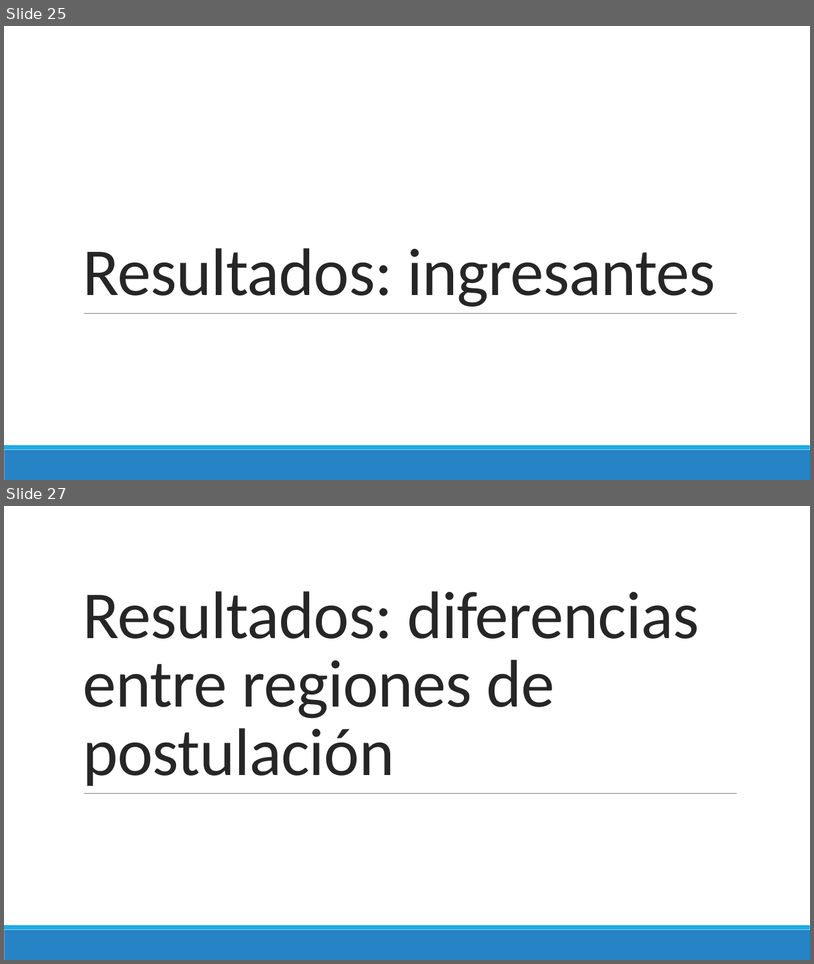
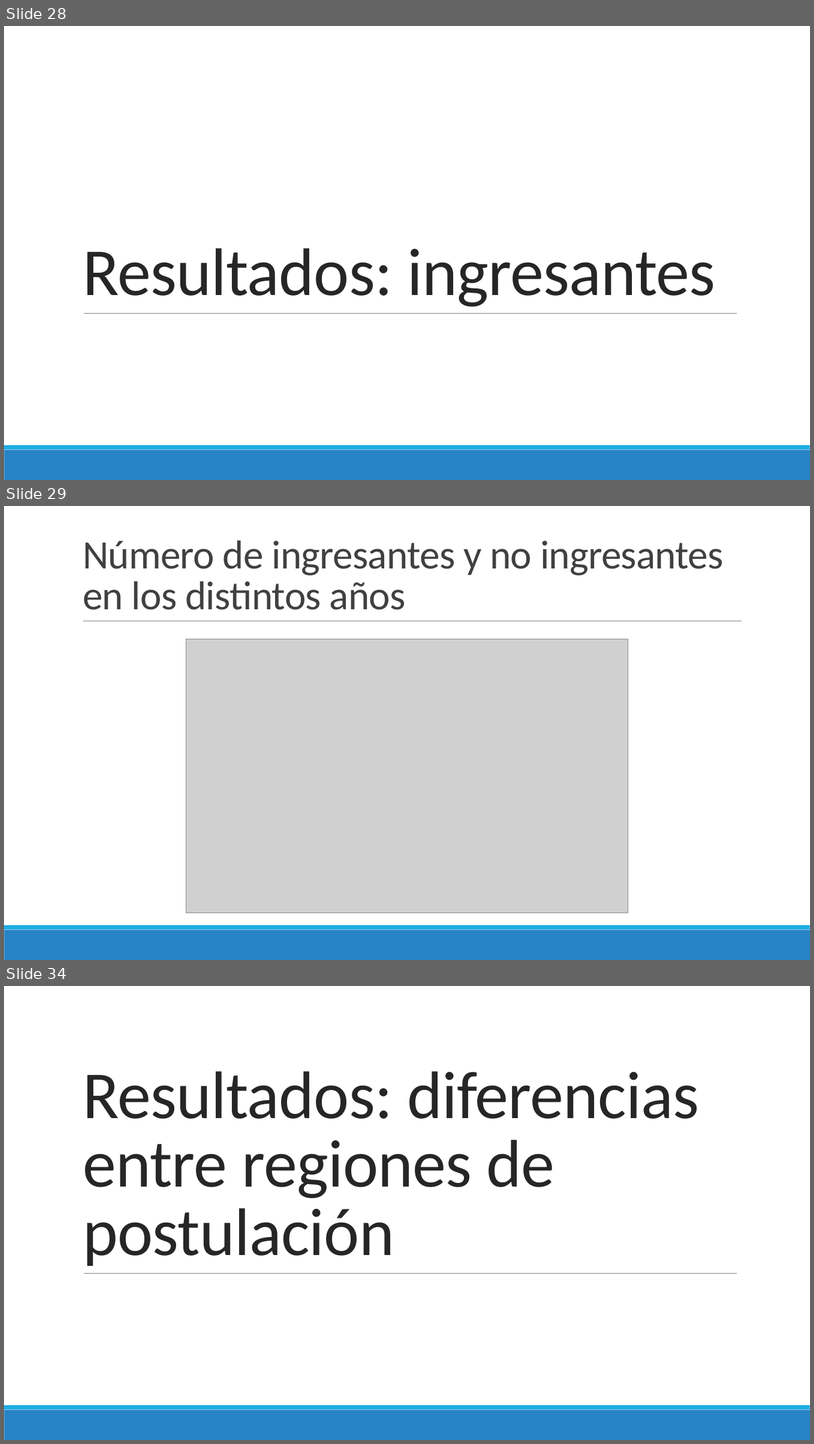
Before and after one commit to danimedi/tesis_genero_especialidades, a slide deck: doc/diapositivas_sustentacion_tesis.pptx. Shown one above the other, each under a label of ours: slides 25 and 27 before the commit, slides 28, 29 and 34 after it; the slides between them are not shown. The pictures are 814x964 and 814x1444 pixels, drawn with LibreOffice and Linux fonts; fonts in the diff are those of the drawing; grey boxes stand for pictures. Boxes give left, top, right and bottom in pixels: in the first picture for what was removed or moved away, otherwise in the second. Text is boxed around its words. In the diff, an @@ line names an element or a change of style, - is before the commit and + after.

```diff
--- a/doc/diapositivas_sustentacion_tesis.pptx
+++ b/doc/diapositivas_sustentacion_tesis.pptx
@@ slide 29 added at (x1=4, y1=506, x2=810, y2=960), background #FFFFFF; not listed: 2 template elements that a slide beside it also shows @@
@@ title added at (x1=83, y1=540, x2=724, y2=610), 48 pt, text #404040 @@
+Número de ingresantes y no ingresantes en los distintos años
@@ line added from (83, 621) to (743, 621), #808080 0.5 pt @@
@@ picture added at (x1=186, y1=639, x2=629, y2=913) @@
@@ what was slide 25 is now slide 28 @@
@@ what was slide 27 is now slide 34 @@
```
Also in this commit, not shown: 1 slide changed, 12 other slides added, 3 slides removed.
